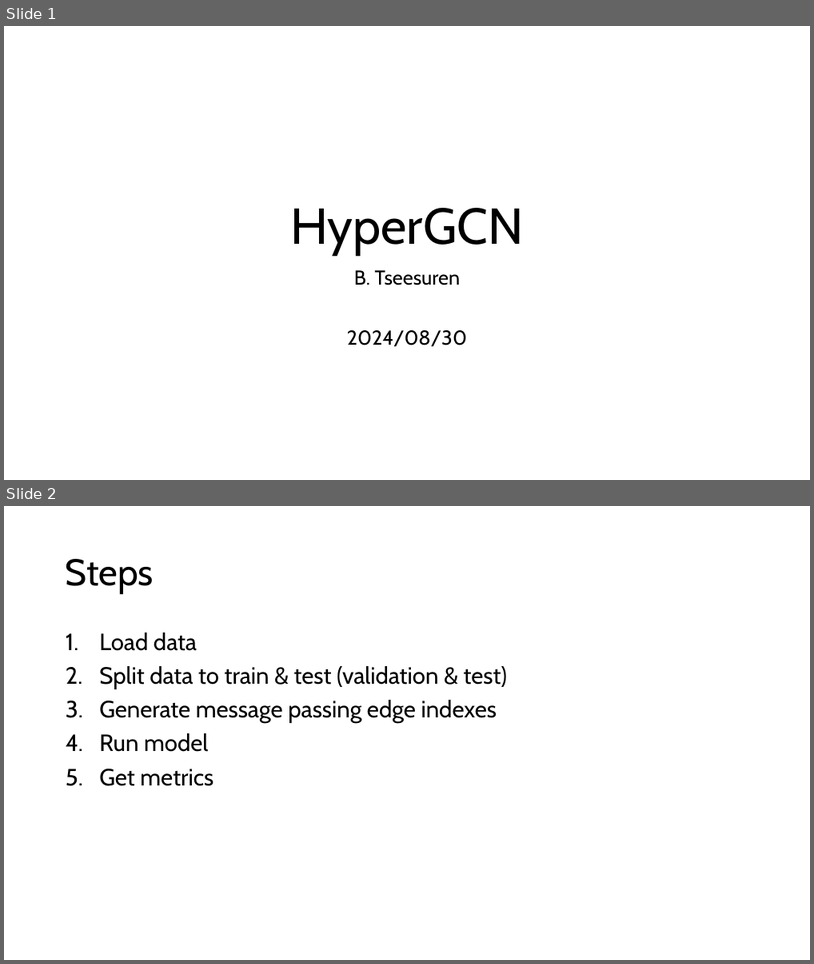
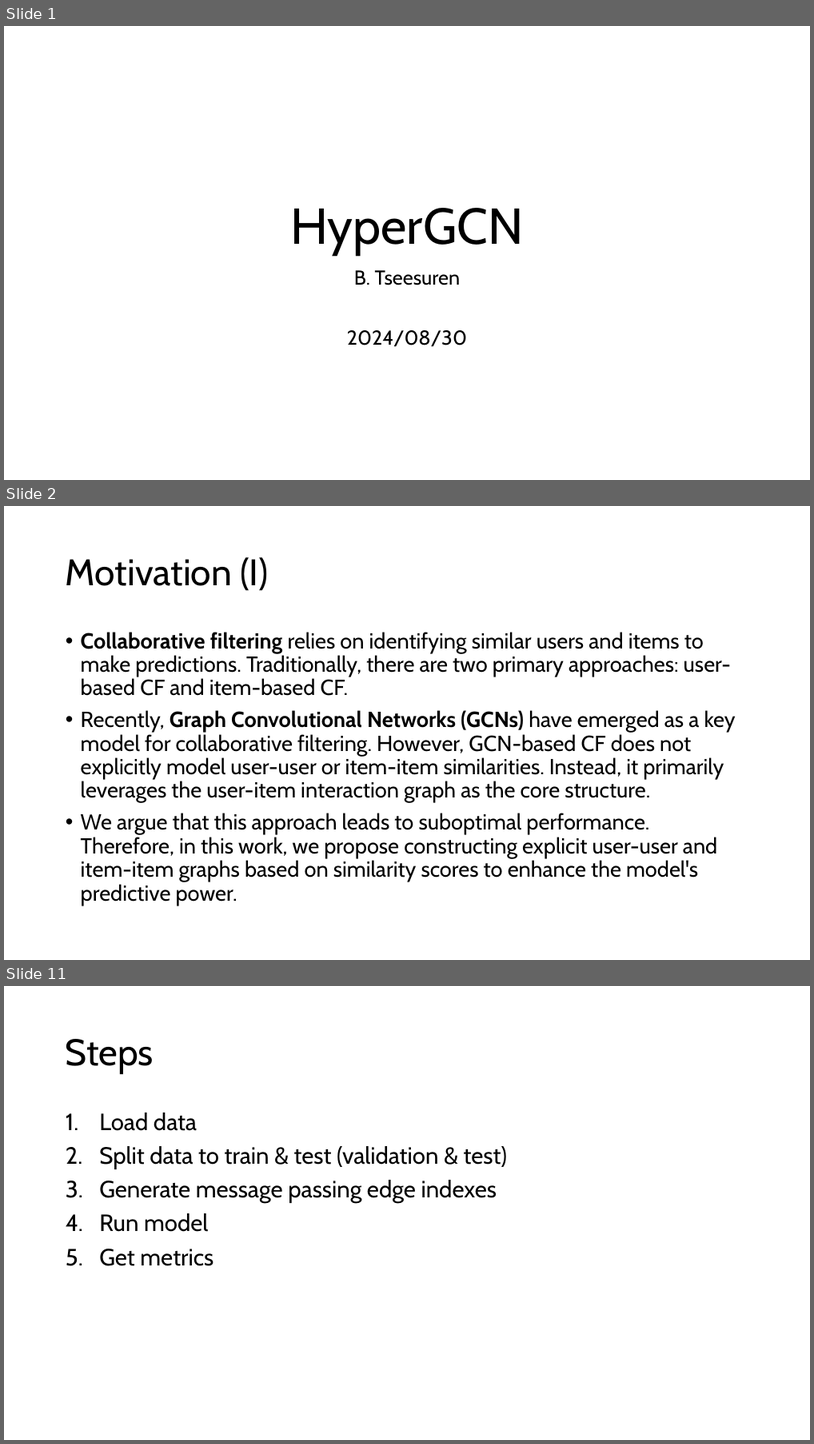
Before and after one commit to tseesurenb/hyperGCN, a slide deck: ppt/HyperGCN_20240830.pptx. Shown one above the other, each under a label of ours: slides 1 and 2 before the commit, slides 1, 2 and 11 after it; the slides between them are not shown. The pictures are 814x964 and 814x1444 pixels, drawn with LibreOffice and Linux fonts; fonts in the diff are those of the drawing. Boxes give left, top, right and bottom in pixels: in the first picture for what was removed or moved away, otherwise in the second. Text is boxed around its words. In the diff, an @@ line names an element or a change of style, - is before the commit and + after.

```diff
--- a/ppt/HyperGCN_20240830.pptx
+++ b/ppt/HyperGCN_20240830.pptx
@@ slide 2 added at box(4, 506, 810, 960), background #FFFFFF @@
@@ title added at box(66, 557, 268, 591), 44 pt, text #000000 @@
+Motivation (I)
@@ text added at box(81, 632, 736, 905), 25.9 pt, text #000000 @@
+• Collaborative filtering relies on identifying similar users and items to make predictions. Traditionally, there are two primary approaches: user-based CF and item-based CF.
+• Recently, Graph Convolutional Networks (GCNs) have emerged as a key model for collaborative filtering. However, GCN-based CF does not explicitly model user-user or item-item similarities. Instead, it primarily leverages the user-item interaction graph as the core structure.
+• We argue that this approach leads to suboptimal performance. Therefore, in this work, we propose constructing explicit user-user and item-item graphs based on similarity scores to enhance the model's predictive power.
@@ what was slide 2 is now slide 11 @@
```
Also in this commit, not shown: 4 slides changed, 4 other slides added, 1 slide removed, 10 other files.
